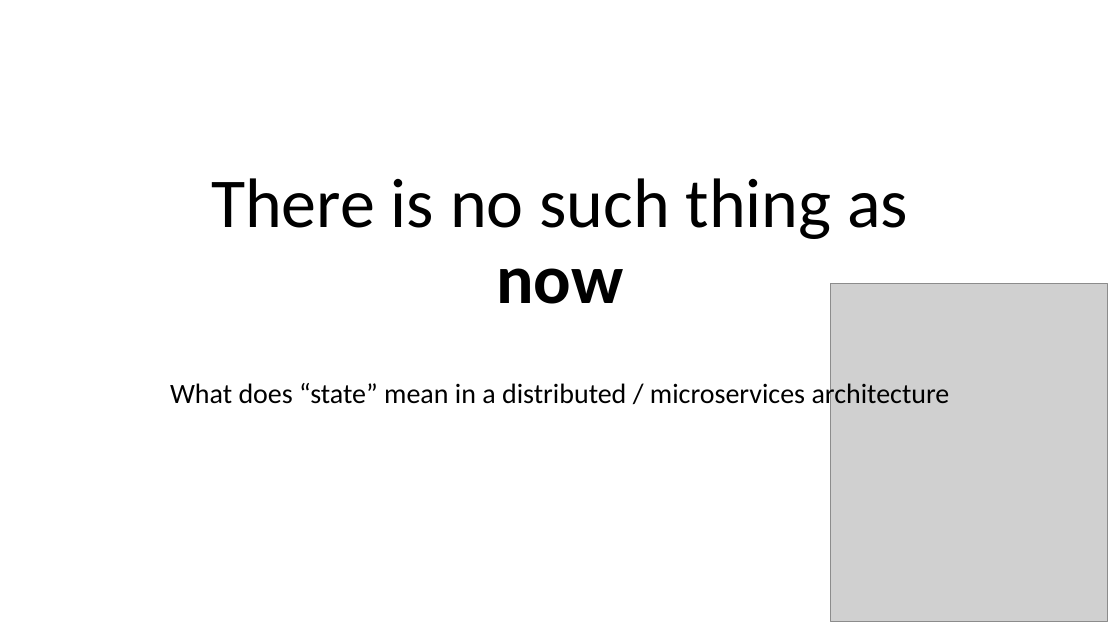
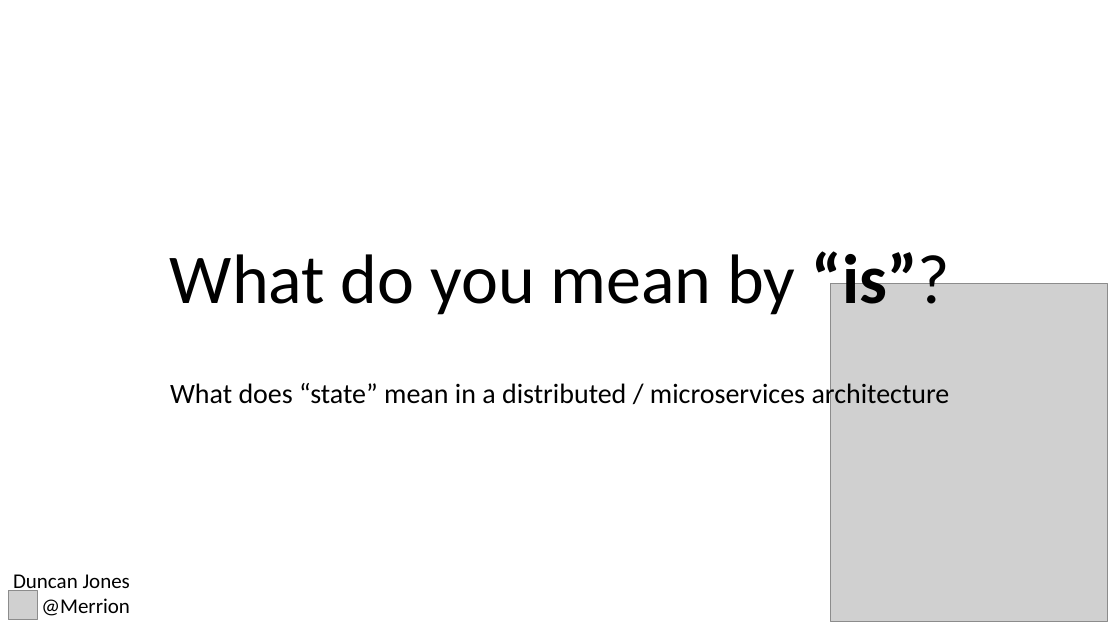
Before and after one commit to MerrionComputing/Presentations, a slide deck: slide 1 of A question of state.pptx. Drawn at 1120x630 pixels with LibreOffice and Linux fonts; fonts in the diff are those of the drawing; grey boxes stand for pictures. Boxes give left, top, right and bottom in pixels: in the first picture for what was removed or moved away, otherwise in the second. Text is boxed around its words. In the diff, an @@ line names an element or a change of style, - is before the commit and + after.

```diff
--- a/A question of state.pptx
+++ b/A question of state.pptx
@@ title at [170,244,950,319]: text changed @@
-There is no such thing as now
+What do you mean by “is”?
@@ picture added at [8,591,38,620] @@
@@ text added at [13,574,130,616], 18 pt, text #000000 @@
+Duncan Jones
+💬 @Merrion
```
Also in this commit, not shown: 2 other slides changed, 2 slides added, 1 other file.
